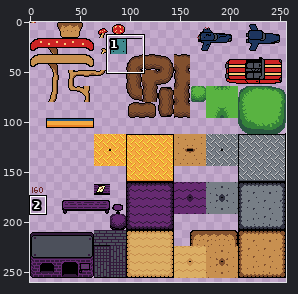
Pixel-art file, stored at assets/tileset.ase. Above, an overview of the earlier version with the close-up marked.
Close-up. The starting point:
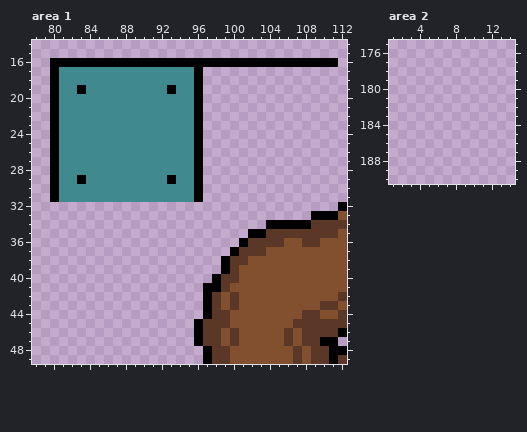
256x512 pixels, 1 frame. Shown: area 1: x 78..112, y 14..49; area 2: x 1..14, y 175..190. The wide view leaves out empty margins. The commit also changed other parts of the picture, which this record leaves out.
New version:
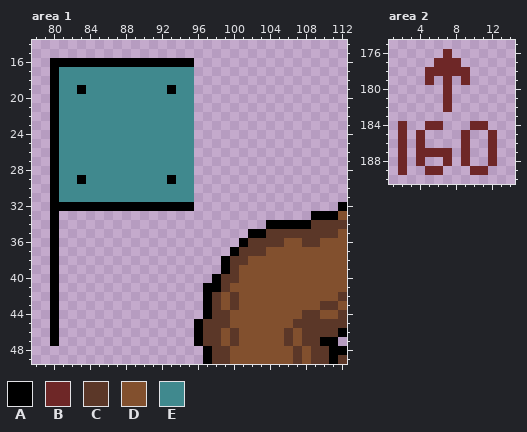
Palette (. is transparent): A #000000  B #6e2727  C #5b3728  D #82502e  E #40898e
Edits made:
--- area 1, layer "Layer 1"
@@ x 78..112 @@
 15 ...................................
-16 ..AAAAAAAAAAAAAAAAAAAAAAAAAAAAAAAA.
-17 ..AEEEEEEEEEEEEEEEA................
-18 ..AEEEEEEEEEEEEEEEA................
-19 ..AEEAEEEEEEEEEAEEA................
-20 ..AEEEEEEEEEEEEEEEA................
-21 ..AEEEEEEEEEEEEEEEA................
-22 ..AEEEEEEEEEEEEEEEA................
-23 ..AEEEEEEEEEEEEEEEA................
-24 ..AEEEEEEEEEEEEEEEA................
-25 ..AEEEEEEEEEEEEEEEA................
-26 ..AEEEEEEEEEEEEEEEA................
-27 ..AEEEEEEEEEEEEEEEA................
-28 ..AEEEEEEEEEEEEEEEA................
-29 ..AEEAEEEEEEEEEAEEA................
-30 ..AEEEEEEEEEEEEEEEA................
-31 ..AEEEEEEEEEEEEEEEA................
-32 ..................................A
-33 ...............................AAAD
-34 ..........................AAAAACCCC
-35 ........................AACCCCCCCCD
-36 .......................ACCCCDDCCDDD
-37 ......................ACCCDDDDDDDDD
-38 .....................ACCDDDDDDDDDDD
-39 .....................ACDDDDDDDDDDDD
-40 ....................ACCDDDDDDDDDDDD
-41 ...................AACDDDDDDDDDDDDD
-42 ...................ACDCDDDDDDDDDDDC
-43 ...................ACDCDDDDDDDDDCCD
-44 ...................ACCDDDDDDDDCCDDC
-45 ..................ACCCDDDDDDDCCCCCC
-46 ..................ACCDCDDDDDCDCCCCA
-47 ..................ACCDCDDDDDCDCCAA.
+16 ..AAAAAAAAAAAAAAAA.................
+17 ..AEEEEEEEEEEEEEEE.................
+18 ..AEEEEEEEEEEEEEEE.................
+19 ..AEEAEEEEEEEEEAEE.................
+20 ..AEEEEEEEEEEEEEEE.................
+21 ..AEEEEEEEEEEEEEEE.................
+22 ..AEEEEEEEEEEEEEEE.................
+23 ..AEEEEEEEEEEEEEEE.................
+24 ..AEEEEEEEEEEEEEEE.................
+25 ..AEEEEEEEEEEEEEEE.................
+26 ..AEEEEEEEEEEEEEEE.................
+27 ..AEEEEEEEEEEEEEEE.................
+28 ..AEEEEEEEEEEEEEEE.................
+29 ..AEEAEEEEEEEEEAEE.................
+30 ..AEEEEEEEEEEEEEEE.................
+31 ..AEEEEEEEEEEEEEEE.................
+32 ..AAAAAAAAAAAAAAAA................A
+33 ..A............................AAAD
+34 ..A.......................AAAAACCCC
+35 ..A.....................AACCCCCCCCD
+36 ..A....................ACCCCDDCCDDD
+37 ..A...................ACCCDDDDDDDDD
+38 ..A..................ACCDDDDDDDDDDD
+39 ..A..................ACDDDDDDDDDDDD
+40 ..A.................ACCDDDDDDDDDDDD
+41 ..A................AACDDDDDDDDDDDDD
+42 ..A................ACDCDDDDDDDDDDDC
+43 ..A................ACDCDDDDDDDDDCCD
+44 ..A................ACCDDDDDDDDCCDDC
+45 ..A...............ACCCDDDDDDDCCCCCC
+46 ..A...............ACCDCDDDDDCDCCCCA
+47 ..A...............ACCDCDDDDDCDCCAA.
 48 ...................ACCDDDDDDDCDCCAA
--- area 2, layer "Layer 1"
@@ x 1..14 @@
 175 ..............
-176 ..............
-177 ..............
-178 ..............
-179 ..............
-180 ..............
-181 ..............
-182 ..............
+176 ......B.......
+177 .....BBB......
+178 ....BBBBB.....
+179 ....B.B.B.....
+180 ......B.......
+181 ......B.......
+182 ......B.......
 183 ..............
-184 ..............
-185 ..............
-186 ..............
-187 ..............
-188 ..............
-189 ..............
+184 .B..BB...BB...
+185 .B.B....B..B..
+186 .B.B....B..B..
+187 .B.BBBB.B..B..
+188 .B.B..B.B..B..
+189 .B..BB...BB...
 190 ..............
Changed places in both close-ups, as pixel boxes (x1, y1, x2, y2):
changed: (50, 58, 338, 346)
added: (398, 49, 497, 175)
